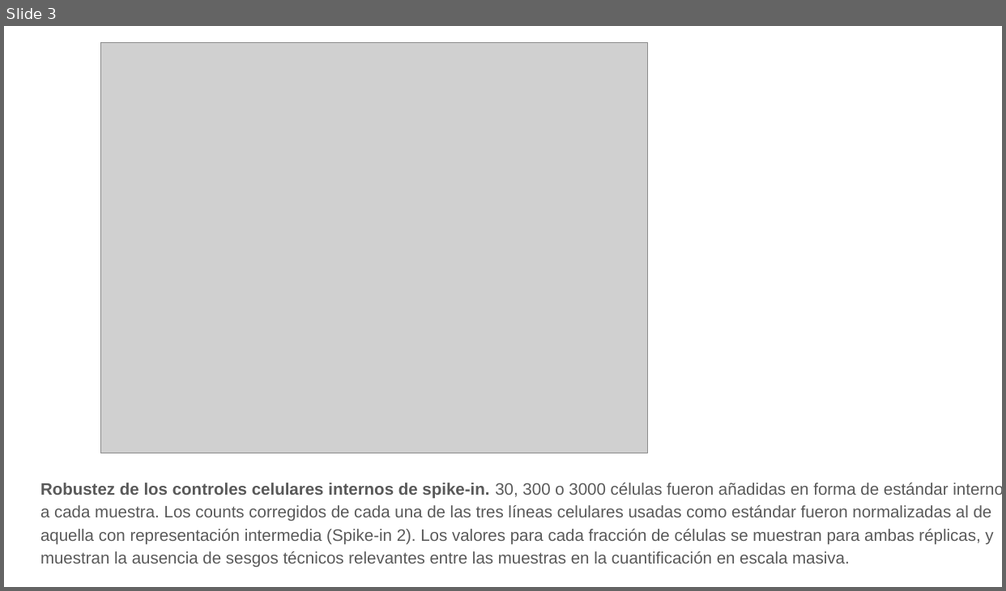
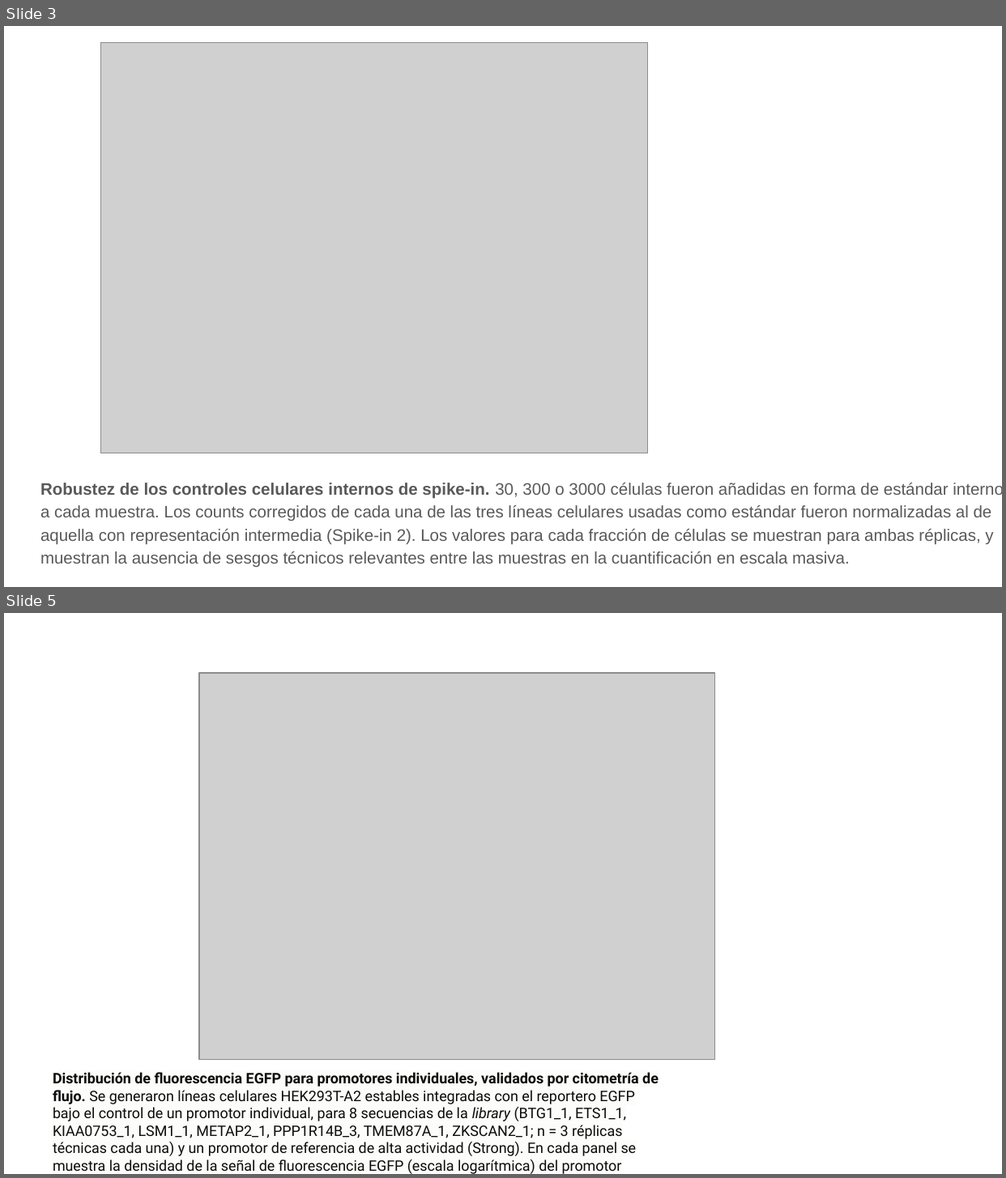
Before and after one commit to martin-iungman/TesisDoc, a slide deck: docs/Fig R1.pptx. Shown one above the other, each under a label of ours: slide 3 before the commit, slides 3 and 5 after it; the slides between them are not shown. The pictures are 1006x591 and 1006x1178 pixels, drawn with LibreOffice and Linux fonts; fonts in the diff are those of the drawing; grey boxes stand for pictures. Boxes give left, top, right and bottom in pixels: in the first picture for what was removed or moved away, otherwise in the second. Text is boxed around its words. In the diff, an @@ line names an element or a change of style, - is before the commit and + after.

```diff
--- a/docs/Fig R1.pptx
+++ b/docs/Fig R1.pptx
@@ slide 5 added at [4,613,1002,1174], background #FFFFFF @@
@@ picture added at [199,673,715,1060] @@
@@ text added at [53,1072,658,1174], 10.5 pt, text #0B0B0B @@
+Distribución de fluorescencia EGFP para promotores individuales, validados por citometría de flujo. Se generaron líneas celulares HEK293T-A2 estables integradas con el reportero EGFP bajo el control de un promotor individual, para 8 secuencias de la library (BTG1_1, ETS1_1, KIAA0753_1, LSM1_1, METAP2_1, PPP1R14B_3, TMEM87A_1, ZKSCAN2_1; n = 3 réplicas técnicas cada una) y un promotor de referencia de alta actividad (Strong). En cada panel se muestra la densidad de la señal de fluorescencia EGFP (escala logarítmica) del promotor correspondiente, superpuesta a la distribución de fondo de una población no transfectada (Control, gris).
```
Also in this commit, not shown: 2 slides changed, 1 other slide added, 3 other files.
